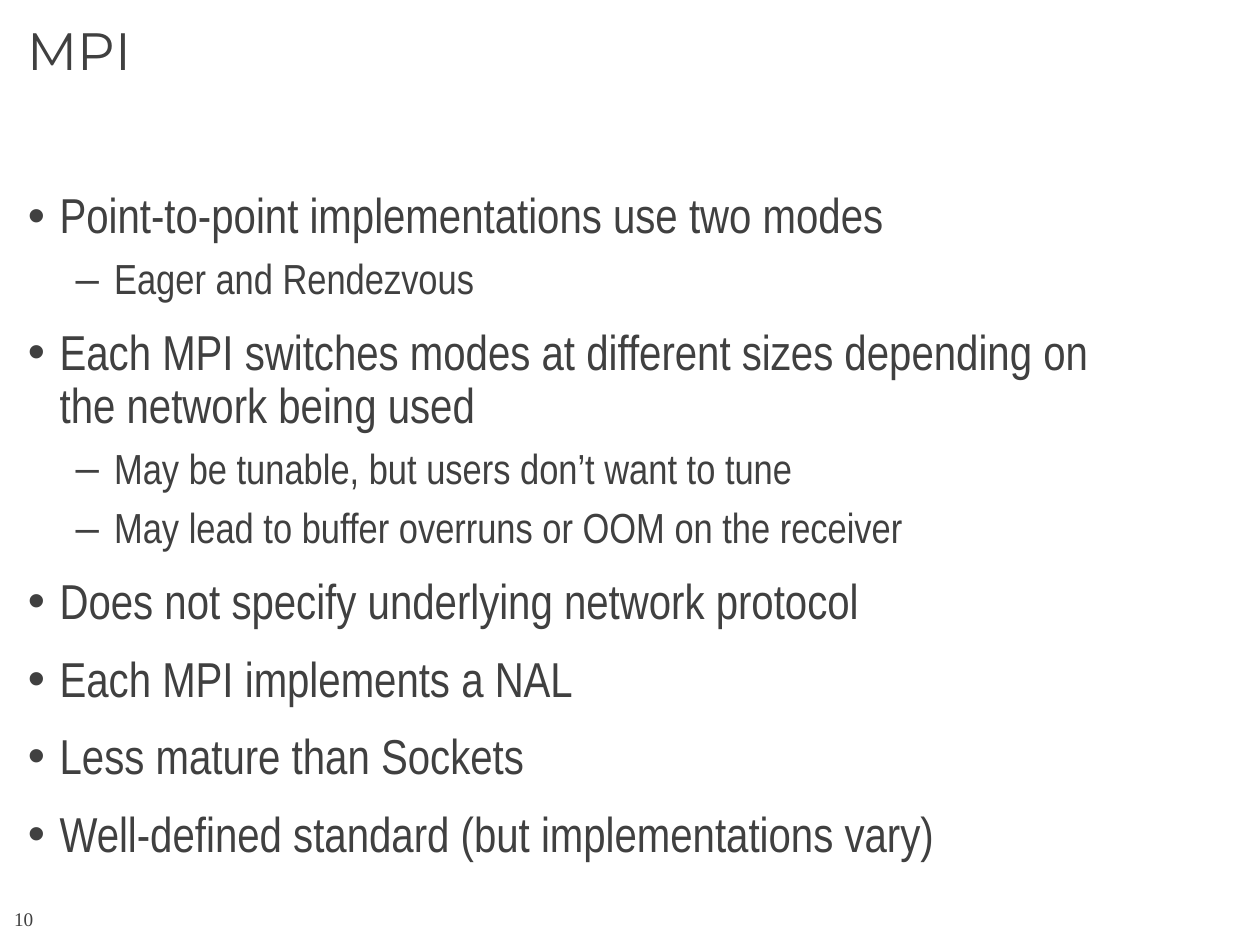
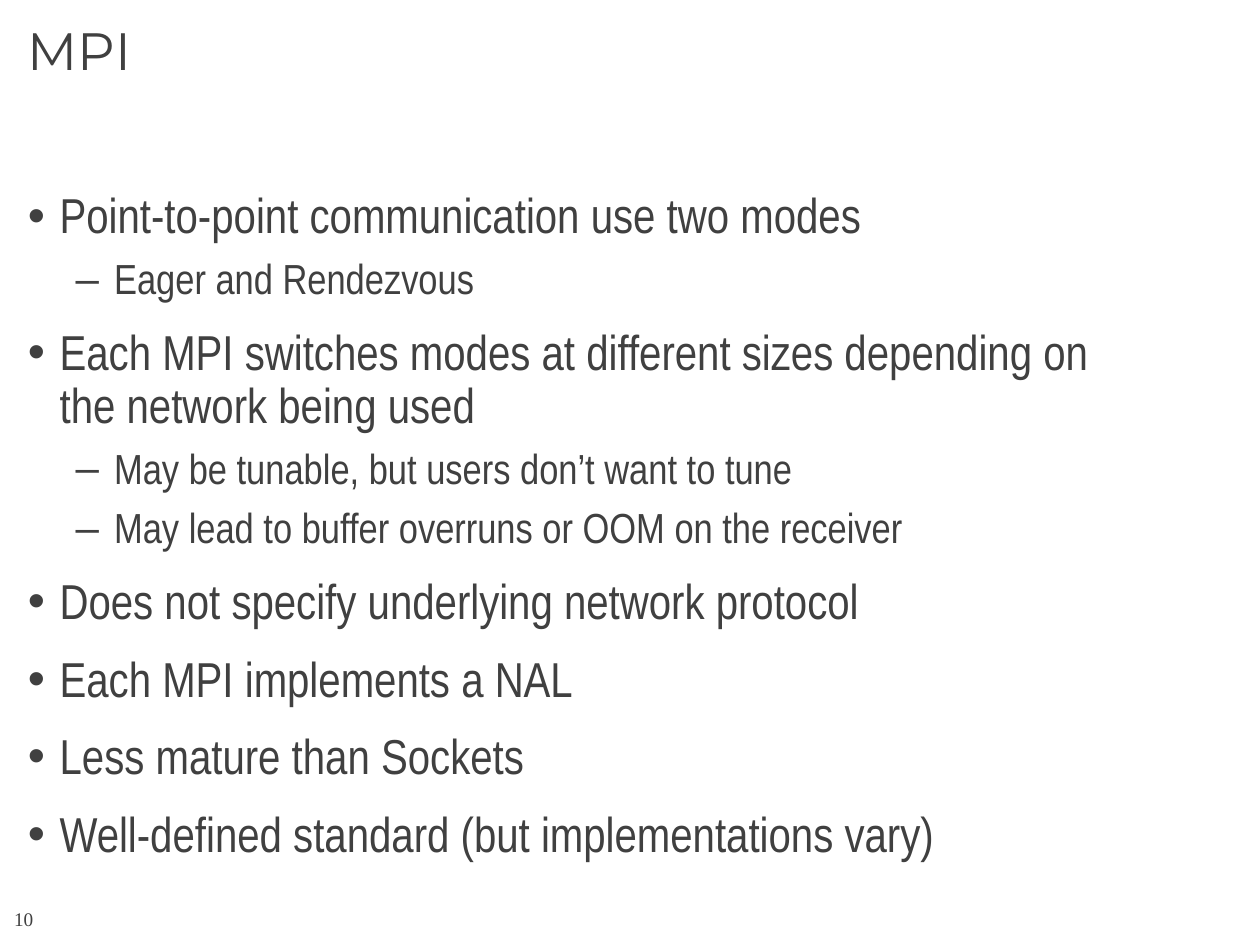
Before and after one commit to CCI/pub, a slide deck: slide 10 of slides/HotI-2011/2011-HotI-CCI-OLCF.pptx. Drawn at 1260x945 pixels with LibreOffice and Linux fonts; fonts in the diff are those of the drawing; background and template pictures are left out. Boxes give left, top, right and bottom in pixels: in the first picture for what was removed or moved away, otherwise in the second. Text is boxed around its words. In the diff, an @@ line names an element or a change of style, - is before the commit and + after.

```diff
--- a/slides/HotI-2011/2011-HotI-CCI-OLCF.pptx
+++ b/slides/HotI-2011/2011-HotI-CCI-OLCF.pptx
@@ text at bbox=[60, 197, 861, 243]: text changed @@
-• Point-to-point implementations use two modes
+• Point-to-point communication use two modes
```
Also in this commit, not shown: 7 other slides changed.
